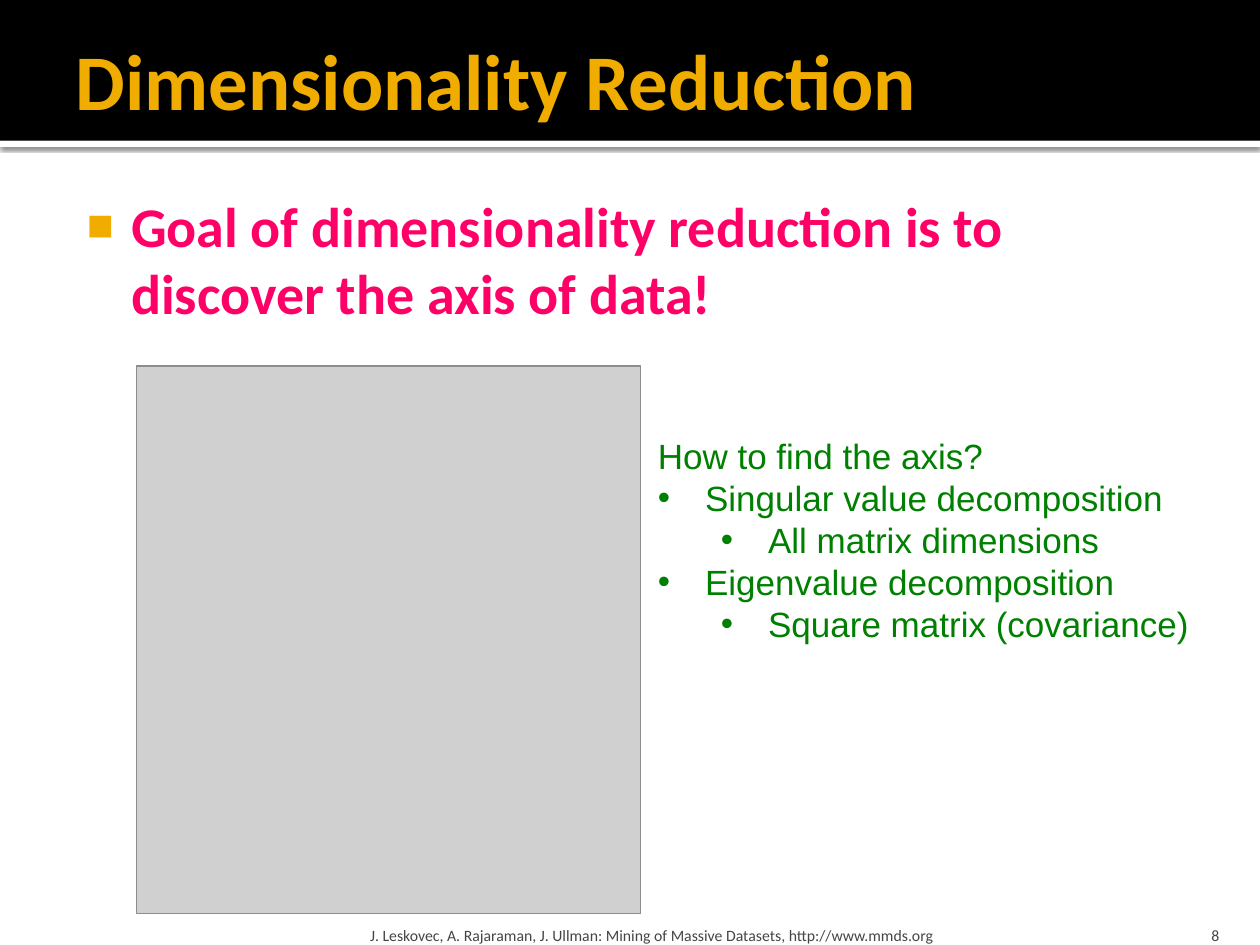
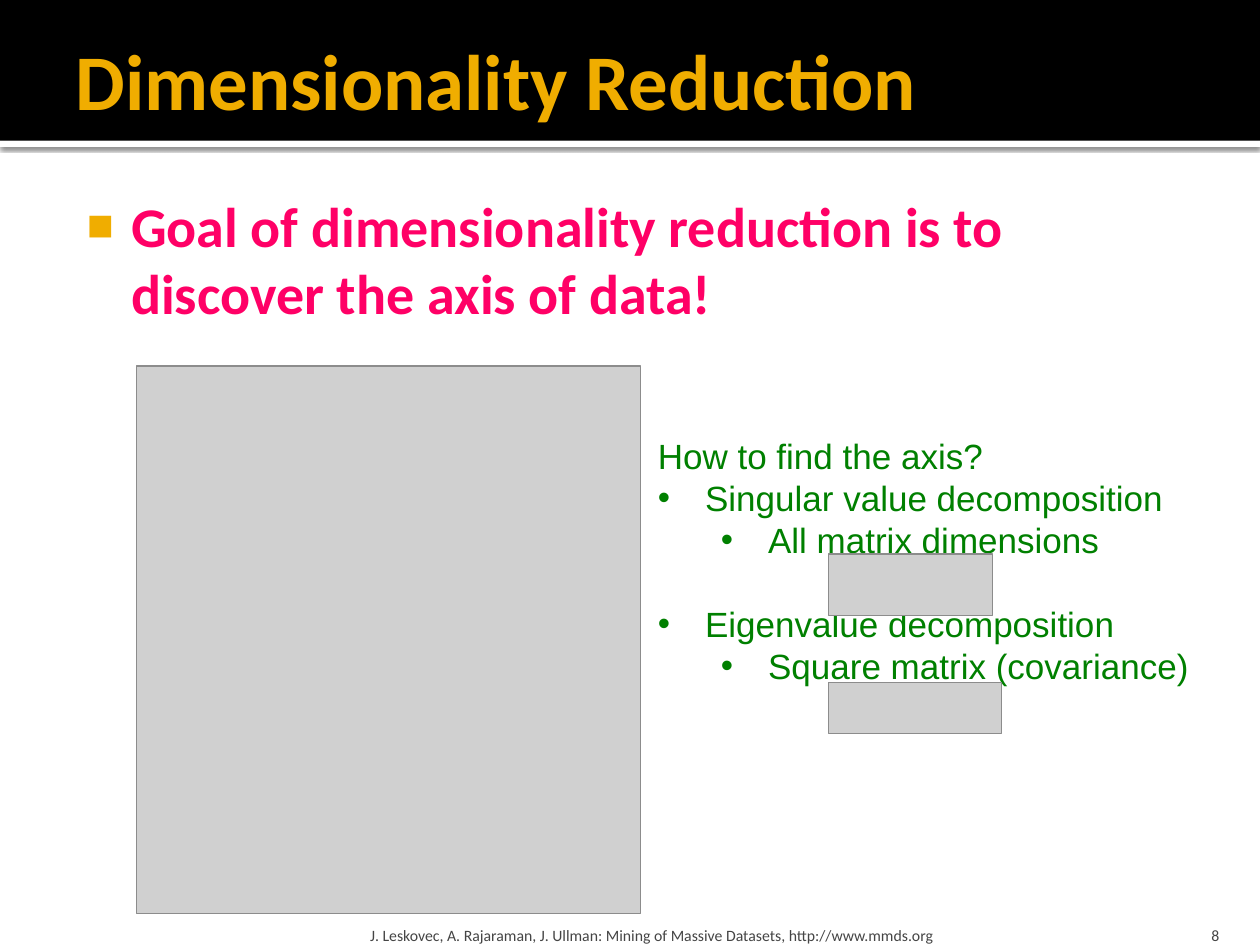
Before and after one commit to yaoyichi/yaoyichi.github.io, a slide deck: slide 8 of spatial-ai/w4w5.3-ch11-dimred.pptx. Drawn at 1260x945 pixels with LibreOffice and Linux fonts; fonts in the diff are those of the drawing; grey boxes stand for pictures. Boxes give left, top, right and bottom in pixels: in the first picture for what was removed or moved away, otherwise in the second. Text is boxed around its words. In the diff, an @@ line names an element or a change of style, - is before the commit and + after.

```diff
--- a/spatial-ai/w4w5.3-ch11-dimred.pptx
+++ b/spatial-ai/w4w5.3-ch11-dimred.pptx
@@ text "How to find the axis?" rewrapped from [658, 443, 1189, 644] to [658, 443, 1189, 686] @@
@@ picture added at [828, 554, 993, 616] @@
@@ picture added at [828, 683, 1002, 733] @@
```
Also in this commit, not shown: 1 other slide changed, 1 slide removed, 11 other files.
